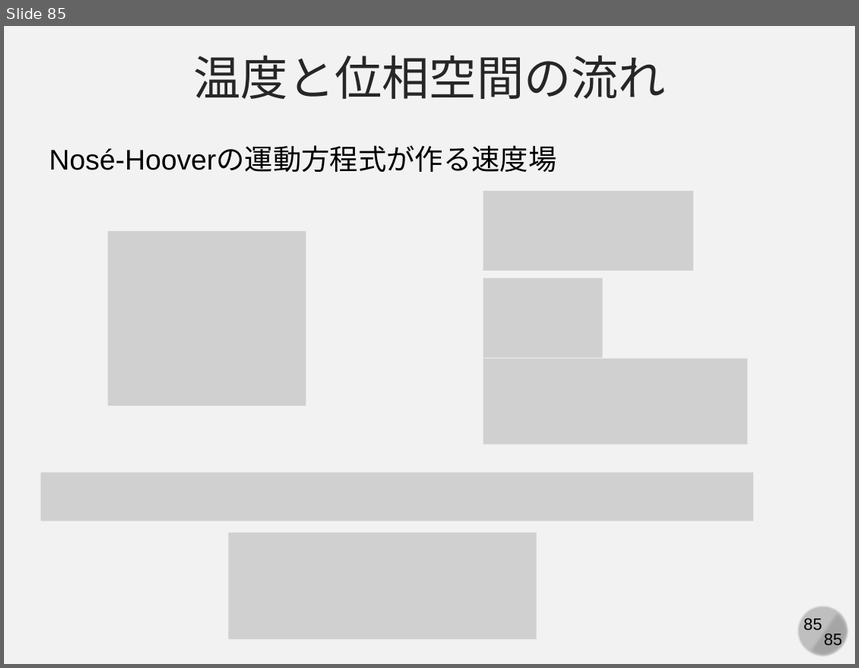
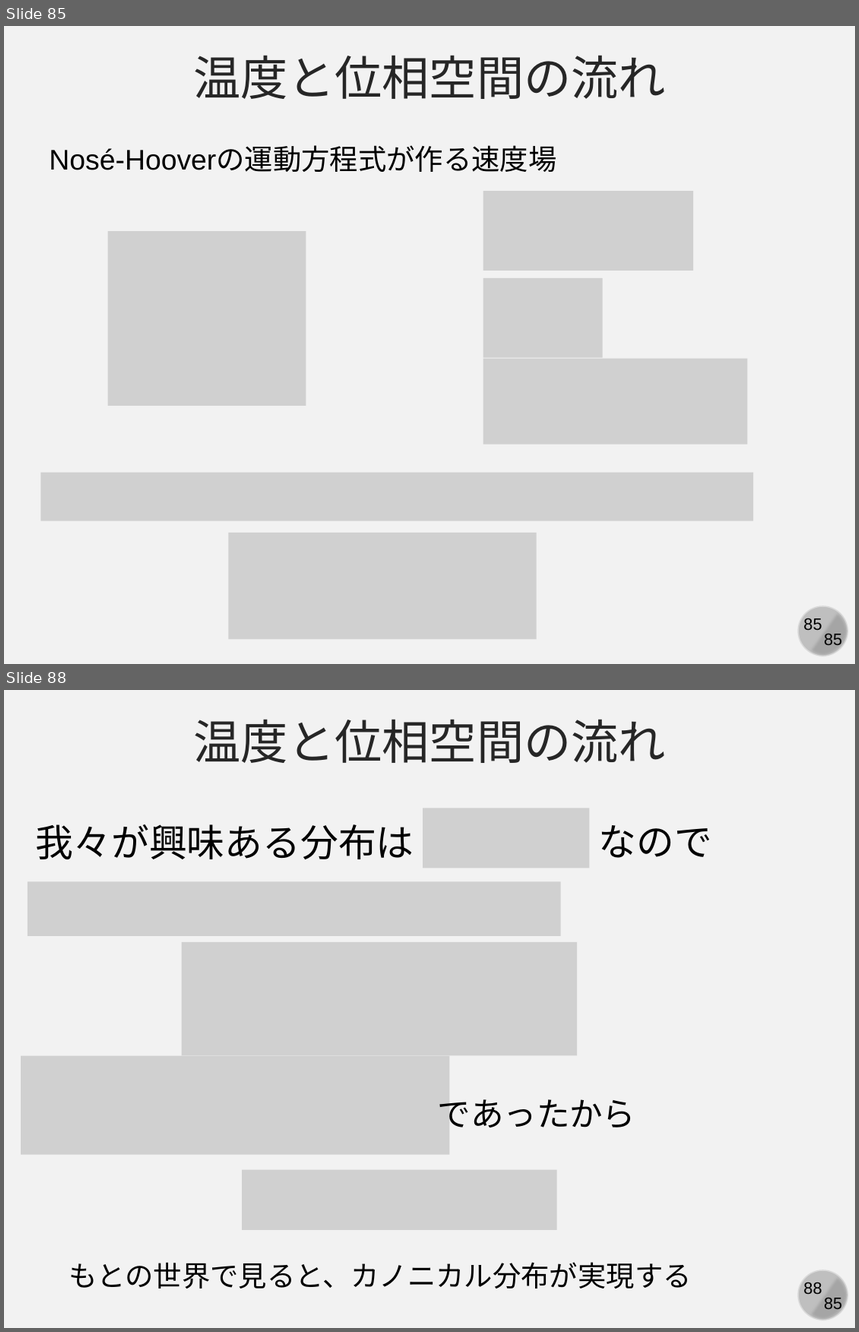
Before and after one commit to kaityo256/simulation_engineering, a slide deck: 06_md_observable/simulation06.pptx. Shown one above the other, each under a label of ours: slide 85 before the commit, slides 85 and 88 after it; the slides between them are not shown. The pictures are 859x668 and 859x1332 pixels, drawn with LibreOffice and Linux fonts; fonts in the diff are those of the drawing; grey boxes stand for pictures. Boxes give left, top, right and bottom in pixels: in the first picture for what was removed or moved away, otherwise in the second. Text is boxed around its words. In the diff, an @@ line names an element or a change of style, - is before the commit and + after.

```diff
--- a/06_md_observable/simulation06.pptx
+++ b/06_md_observable/simulation06.pptx
@@ slide 88 added at [4,690,855,1328], background #F2F2F2; not listed: 4 template elements that a slide beside it also shows @@
@@ text added at [193,719,666,763], 40 pt, text #262626 @@
+温度と位相空間の流れ
@@ text added at [36,825,414,859], 32 pt, text #000000 @@
+我々が興味ある分布は
@@ picture added at [423,809,590,869] @@
@@ text added at [599,825,712,858], 32 pt, text #000000 @@
+なので
@@ picture added at [28,882,562,936] @@
@@ picture added at [182,942,578,1056] @@
@@ picture added at [21,1056,450,1155] @@
@@ text added at [438,1100,636,1128], 28 pt, text #000000 @@
+であったから
@@ picture added at [243,1170,557,1230] @@
@@ text added at [69,1262,692,1289], 24 pt, text #000000 @@
+もとの世界で見ると、カノニカル分布が実現する
```
Also in this commit, not shown: 2 slides changed, 2 other slides added.
